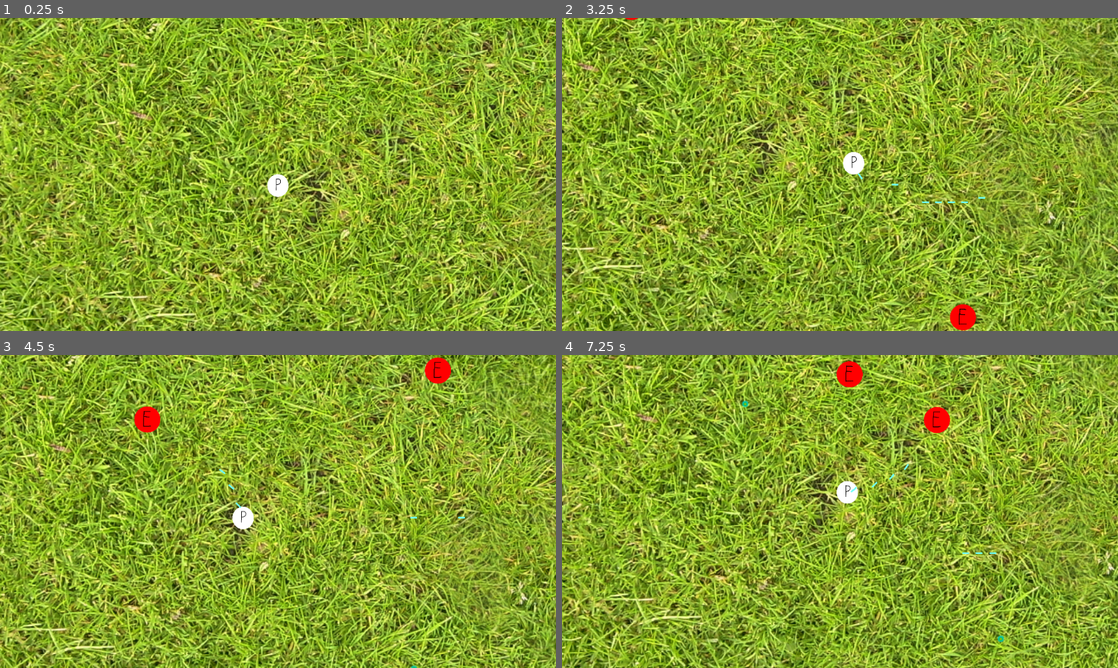
Above: before the commit, frames 1-4 (two rows, left to right).
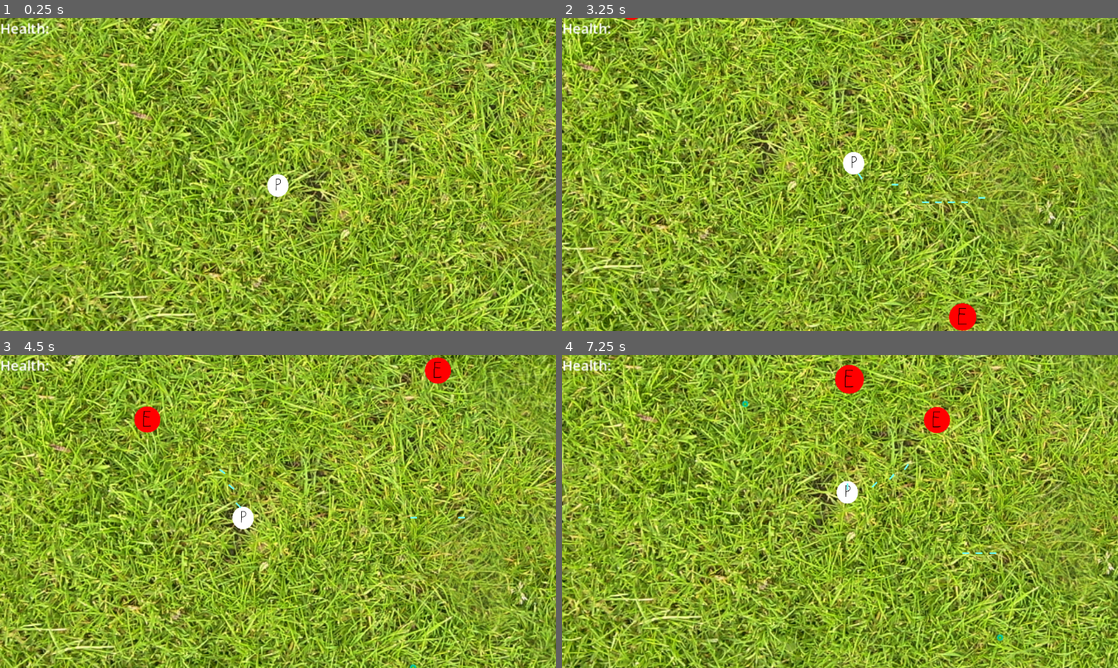
Above: after the commit, the same moments.

Repository: Josephisgr8/simple-survivors
Game: Godot game, scene res://Scenes/game.tscn
Same seed, same stepped clock (60 frames per second), same inputs: the game is played once before the commit and once after it.
Inputs:
- Up to frame 1 (0.25 s): no input
- Up to frame 2 (3.25 s): tap Enter at 0.5 s; hold D (Right) 0.53-1.28 s; hold S (Down) 1.28-2.03 s; hold D (Right) 2.03-2.78 s; hold W (Up) from 2.78 s (still down)
- Up to frame 3 (4.5 s): release W (Up) at 3.53 s; hold A (Left) from 3.53 s (still down)
- Up to frame 4 (7.25 s): release A (Left) at 5.03 s; hold S (Down) 5.03-5.78 s; hold D (Right) 5.78-6.53 s; hold W (Up) from 6.53 s (still down)

The runs differ from the first frame. In frame 1, 0.2% of the frame differs, in the area x 0-9%, y 1-6%; in frame 2, 0.2%; in frame 3, 0.2%; in frame 4, 0.4%, in the area x 0-80%, y 1-92%.

Commit message:
Player can level up. Enemies scale with game time via an autoload. Began creation of a GUI.
Player collects XP, and can level up (level is kept track of).
Enemies get larger, faster, have more health, deal more damage, and provide more xp based off the time that has elapsed.
Created a singleton to signal to the enemymanager that the enemies should be stronger.
Created a simple GUI with a single word on it. Not interactive at this point.

Diff:
--- /dev/null
+++ b/Scenes/Autoloads/Game_Timer_Autoload.tscn
@@ -0,0 +1,6 @@
+[gd_scene format=3 uid="uid://bsxyb67x8qufs"]
+
+[ext_resource type="Script" uid="uid://b7lwkd6fkler2" path="res://Scripts/Autoloads/Game_Timer_Autoload.gd" id="1_xc4ho"]
+
+[node name="GameTimerAutoload" type="Node" unique_id=1147591254]
+script = ExtResource("1_xc4ho")
--- a/Scenes/game.tscn
+++ b/Scenes/game.tscn
@@ -2,6 +2,7 @@
 
 [ext_resource type="Script" uid="uid://f68nwvlve2ns" path="res://Scripts/game.gd" id="1_3dryh"]
 [ext_resource type="Texture2D" uid="uid://blg2ry4qt2pt8" path="res://Assets/Background/grass.png" id="1_ebmjs"]
+[ext_resource type="PackedScene" uid="uid://2cd1f5lrg5ur" path="res://Scenes/in_game_ui.tscn" id="2_i6g32"]
 [ext_resource type="PackedScene" uid="uid://6kuajfiixot1" path="res://Scenes/player.tscn" id="2_qxrlw"]
 [ext_resource type="Script" uid="uid://dhsuvly4iy8nt" path="res://Scripts/enemy_manager.gd" id="3_3dryh"]
 [ext_resource type="Script" uid="uid://cs5oxhfleo38f" path="res://Scripts/xp_manager.gd" id="5_wowpa"]
@@ -4141,4 +4142,8 @@
 [node name="XP Orb Combine Wait" type="Timer" parent="XP Manager" unique_id=946376504]
 autostart = true
 
+[node name="CanvasLayer" type="CanvasLayer" parent="." unique_id=1058480093]
+
+[node name="In_Game_UI" parent="CanvasLayer" unique_id=1934535780 instance=ExtResource("2_i6g32")]
+
 [connection signal="timeout" from="XP Manager/XP Orb Combine Wait" to="XP Manager" method="_on_xp_orb_combine_wait_timeout"]
--- /dev/null
+++ b/Scenes/in_game_ui.tscn
@@ -0,0 +1,14 @@
+[gd_scene format=3 uid="uid://2cd1f5lrg5ur"]
+
+[ext_resource type="Script" uid="uid://bvybrhj3x2x16" path="res://Scripts/in_game_ui.gd" id="1_5x6se"]
+
+[node name="In_Game_UI" type="Control" unique_id=1934535780]
+layout_mode = 3
+anchors_preset = 0
+script = ExtResource("1_5x6se")
+
+[node name="HealthLabel" type="Label" parent="." unique_id=1979079318]
+layout_mode = 0
+offset_right = 61.0
+offset_bottom = 23.0
+text = "Health: "
--- /dev/null
+++ b/Scripts/Autoloads/Game_Timer_Autoload.gd
@@ -0,0 +1,31 @@
+extends Node
+
+#signals
+signal EnemyDifficultyIncreaseTimeElapsed
+
+var elapsedTime: float = 0
+
+var enemyDifficultyIncreaseTimerSecs: float
+var enemyDifficultyIncreaseTimer: float = 0
+
+
+# Called when the node enters the scene tree for the first time.
+func _ready() -> void:
+	pass # Replace with function body.
+
+
+# Called every frame. 'delta' is the elapsed time since the previous frame.
+func _process(delta: float) -> void:
+	elapsedTime += delta
+	enemyDifficultyIncreaseTimer += delta
+	_isEnemyDifficultyIncreaseTimerElapsed()
+
+func onEnemyDifficultyIncreaseTimerSecs(secs: float):
+	enemyDifficultyIncreaseTimerSecs = secs
+
+func _isEnemyDifficultyIncreaseTimerElapsed() -> void:
+	if enemyDifficultyIncreaseTimerSecs == null:	return
+	if enemyDifficultyIncreaseTimer >= enemyDifficultyIncreaseTimerSecs:
+		EnemyDifficultyIncreaseTimeElapsed.emit()
+		enemyDifficultyIncreaseTimer -= enemyDifficultyIncreaseTimerSecs
+	pass
--- a/Scripts/enemy_manager.gd
+++ b/Scripts/enemy_manager.gd
@@ -5,11 +5,14 @@
 signal ReadyToUpdateEnemiesWithPlayerPos()
 signal PlayerIsBeingHit()
 signal EnemyDied()
+signal EnemyDifficultyIncreaseTimerSecs(secs)
 
 var enemyList: Array[Area2D]
 var maxEnemies := 5
 var enemyRespawnTimeSecs := 1.0
 var enemyPushoffForce := 3
+var enemyDifficultyIncreaseTimerSecs := 3
+var enemyDifficultyIncreaseScale := 0.05
 var spawnGroundsX: Vector2i = Vector2i(0, 2016)
 var spawnGroundsY: Vector2i = Vector2i(0, 2016)
 
@@ -27,10 +30,15 @@
 var enemyMaxHealthMult := 1.0
 var xpValueMult := 1.0
 
+
 @onready var enemySpawnTimer: Timer = $EnemySpawnTimer
 
 # Called when the node enters the scene tree for the first time.
 func _ready() -> void:
+	if is_instance_valid(GameTimerAutoload):
+		EnemyDifficultyIncreaseTimerSecs.connect(GameTimerAutoload.onEnemyDifficultyIncreaseTimerSecs)
+		GameTimerAutoload.EnemyDifficultyIncreaseTimeElapsed.connect(_onEnemyDifficultyIncreaseTimeElapsed)
+	EnemyDifficultyIncreaseTimerSecs.emit(enemyDifficultyIncreaseTimerSecs)
 	pass # Replace with function body.
 
 
@@ -57,25 +65,16 @@
 				pushOffset += pushDirection * (overlapAmountPercent * minDistance)
 		enemy.updatePushOffset(pushOffset)
 
-func _checkForAndSpawnEnemy():
-	if (enemyList.size() < maxEnemies) && (enemySpawnTimer.is_stopped()):
-		#create new enemy and set stats
-		var newEnemy = EnemyBlueprint.instantiate()
-		newEnemy.global_position = Vector2i(randi_range(spawnGroundsX.x, spawnGroundsX.y), randi_range(spawnGroundsY.x, spawnGroundsY.y))
-		newEnemy.global_scale = Vector2(enemySizeScale, enemySizeScale)
-		newEnemy.setStats(enemySpeed * enemySpeedMultiplier, enemyDamage * enemyDamageMultiplier, enemyMaxHealth * enemyMaxHealthMult, xpValue * xpValueMult)
+func _onEnemyDifficultyIncreaseTimeElapsed():
+	print(enemySizeScale, enemySpeedMultiplier, enemyDamageMultiplier, enemyMaxHealthMult, xpValueMult)
 
-		#add enemy to list and start timer for next enemy
-		enemyList.append(newEnemy)
-		add_child(newEnemy)
-		enemySpawnTimer.start(enemyRespawnTimeSecs)
+	enemySizeScale += (enemySizeScale * enemyDifficultyIncreaseScale)
+	enemySpeedMultiplier += (enemySpeedMultiplier * enemyDifficultyIncreaseScale)
+	enemyDamageMultiplier += (enemyDamageMultiplier * enemyDifficultyIncreaseScale)
+	enemyMaxHealthMult += (enemyMaxHealthMult * enemyDifficultyIncreaseScale)
+	xpValueMult += (xpValueMult * enemyDifficultyIncreaseScale)
 
-		#set signal up for new enemy if it has this signal (extra if statement is for potential crashes in the future)
-		if newEnemy.has_signal("_enemyHittingPLayer"):
-			newEnemy.HittingPlayer.connect(_enemyHittingPLayer)
-		if newEnemy.has_signal("EnemyDied"):
-			newEnemy.EnemyDied.connect(_onEnemyDied)
-
+	print(enemySizeScale, enemySpeedMultiplier, enemyDamageMultiplier, enemyMaxHealthMult, xpValueMult)
 
 func findEnemyNearestPlayer(position, rng):
 	#loop through enemies and find shortest distance that is also in given range
@@ -104,3 +103,22 @@
 	EnemyDied.emit(enemy.global_position, enemy.xpValue)
 	enemyList.erase(enemy)
 	enemy.queue_free()
+
+func _checkForAndSpawnEnemy():
+	if (enemyList.size() < maxEnemies) && (enemySpawnTimer.is_stopped()):
+		#create new enemy and set stats
+		var newEnemy = EnemyBlueprint.instantiate()
+		newEnemy.global_position = Vector2i(randi_range(spawnGroundsX.x, spawnGroundsX.y), randi_range(spawnGroundsY.x, spawnGroundsY.y))
+		newEnemy.global_scale = Vector2(enemySizeScale, enemySizeScale)
+		newEnemy.setStats(enemySpeed * enemySpeedMultiplier, enemyDamage * enemyDamageMultiplier, enemyMaxHealth * enemyMaxHealthMult, xpValue * xpValueMult)
+
+		#add enemy to list and start timer for next enemy
+		enemyList.append(newEnemy)
+		add_child(newEnemy)
+		enemySpawnTimer.start(enemyRespawnTimeSecs)
+
+		#set signal up for new enemy if it has this signal (extra if statement is for potential crashes in the future)
+		if newEnemy.has_signal("_enemyHittingPLayer"):
+			newEnemy.HittingPlayer.connect(_enemyHittingPLayer)
+		if newEnemy.has_signal("EnemyDied"):
+			newEnemy.EnemyDied.connect(_onEnemyDied)
--- /dev/null
+++ b/Scripts/in_game_ui.gd
@@ -0,0 +1,11 @@
+extends Control
+
+
+# Called when the node enters the scene tree for the first time.
+func _ready() -> void:
+	pass # Replace with function body.
+
+
+# Called every frame. 'delta' is the elapsed time since the previous frame.
+func _process(delta: float) -> void:
+	pass
--- a/Scripts/player.gd
+++ b/Scripts/player.gd
@@ -12,8 +12,9 @@
 var currHP := maxHP
 var invincibilityDurationSecs := 1.0
 var currentXP: int = 0
-var xpToLevel: int = 100
+var xpToLevel: int = 10
 var xpPickupRange := 100.0
+var currPlayerLevel = 1
 
 #attack stat multipliers
 var damageMult := 1.0
@@ -22,7 +23,7 @@
 var sizeMult := 1.0
 var projectileSpeedMult := 1.0
 var xpMult := 1.0
-var xpToLevelMult := 1.0
+var xpToLevelMult := 1.5
 var xpPickupRangeMult := 1.0
 
 
@@ -87,9 +88,17 @@
 	#scan the area in range, select an enemy, and fire at them
 	ReadyForTarget.emit(rng)
 
+func _checkForAndLevelUp() -> void:
+	if currentXP >= xpToLevel:
+		print("Leveled up!")
+		currentXP = currentXP - xpToLevel
+		xpToLevel = xpToLevel * xpToLevelMult
+		_checkForAndLevelUp() #This is so that multiple levels can be gained at once, if the xp is collected.
+
 func gainXp(val: int):
 	currentXP += val * xpMult
-	print("total xp: ", currentXP)
+	_checkForAndLevelUp()
+	print("total xp: ", currentXP, " / ", xpToLevel)
 
 func fireMissile(xLoc, yLoc):
 	missile_manager.createMissile(global_position.x, global_position.y, xLoc, yLoc)
--- a/Scripts/xp_manager.gd
+++ b/Scripts/xp_manager.gd
@@ -54,9 +54,13 @@
 
 func _removeXpOrbs():
 	for orb in xpOrbsToDelete:
-		xpOrbList.erase(orb) #CAN CAUSE BOTTLENECK IF MANY ORBS PRESENT. SWITCH TO HASHMAP DELETION IF NECESSARY.
-		xpOrbsToDelete.erase(orb) #CAN CAUSE BOTTLENECK IF MANY ORBS PRESENT. SWITCH TO HASHMAP DELETION IF NECESSARY.
 		orb.queue_free()
+	xpOrbList = xpOrbList.filter(func(orb: XP_Orb): return is_instance_valid(orb) and not orb.is_queued_for_deletion())
+	xpOrbsToDelete.clear()
+		#xpOrbList.erase(orb) #CAN CAUSE BOTTLENECK IF MANY ORBS PRESENT. SWITCH TO HASHMAP DELETION IF NECESSARY.
+		#xpOrbsToDelete.erase(orb) #CAN CAUSE BOTTLENECK IF MANY ORBS PRESENT. SWITCH TO HASHMAP DELETION IF NECESSARY.
+		#if is_instance_valid(orb):
+			#orb.queue_free()
 
 func _mergeOrbs(orb1: XP_Orb, orb2: XP_Orb):
 	orb1.xpValue += orb2.xpValue
--- a/project.godot
+++ b/project.godot
@@ -15,6 +15,10 @@
 config/features=PackedStringArray("4.7", "Forward Plus")
 run/max_fps=540
 config/icon="res://icon.svg"
+
+[autoload]
+
+GameTimerAutoload="*uid://bsxyb67x8qufs"
 
 [display]
 
Not shown, added: Scripts/Autoloads/Game_Timer_Autoload.gd.uid
Not shown, added: Scripts/in_game_ui.gd.uid
